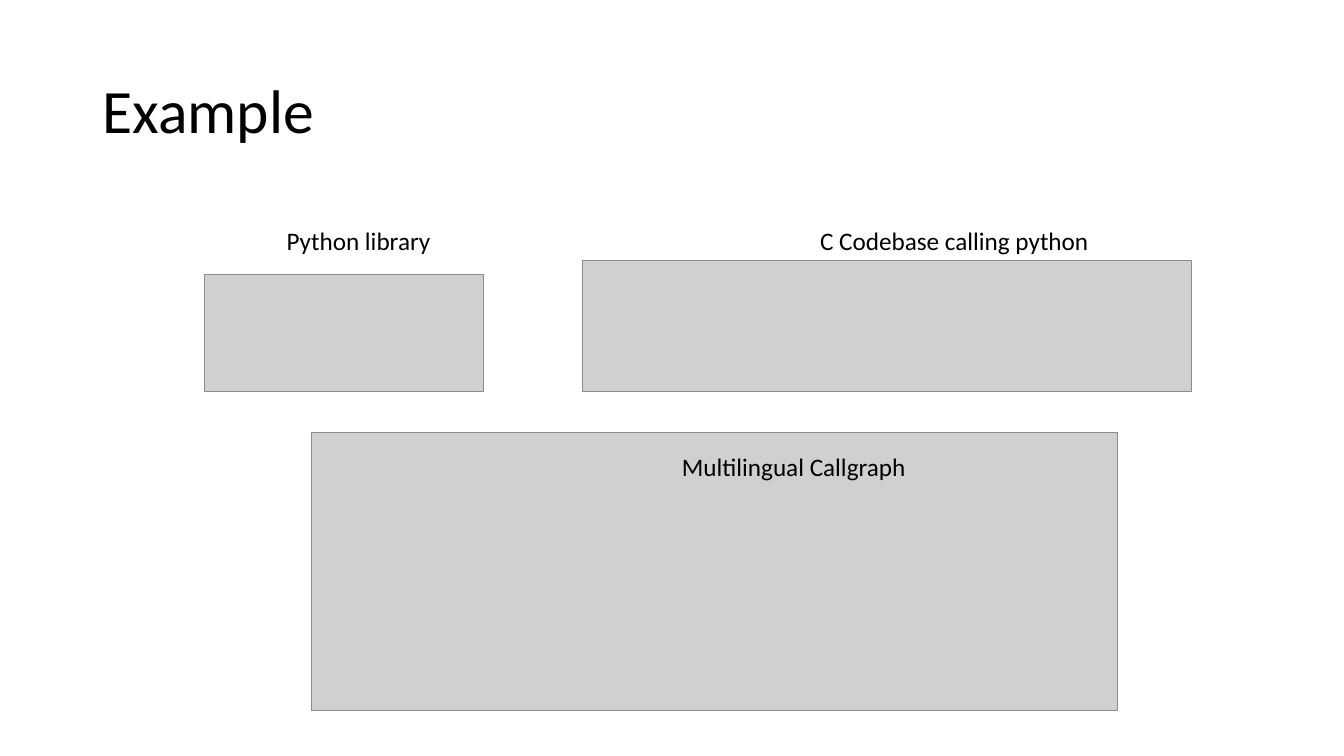
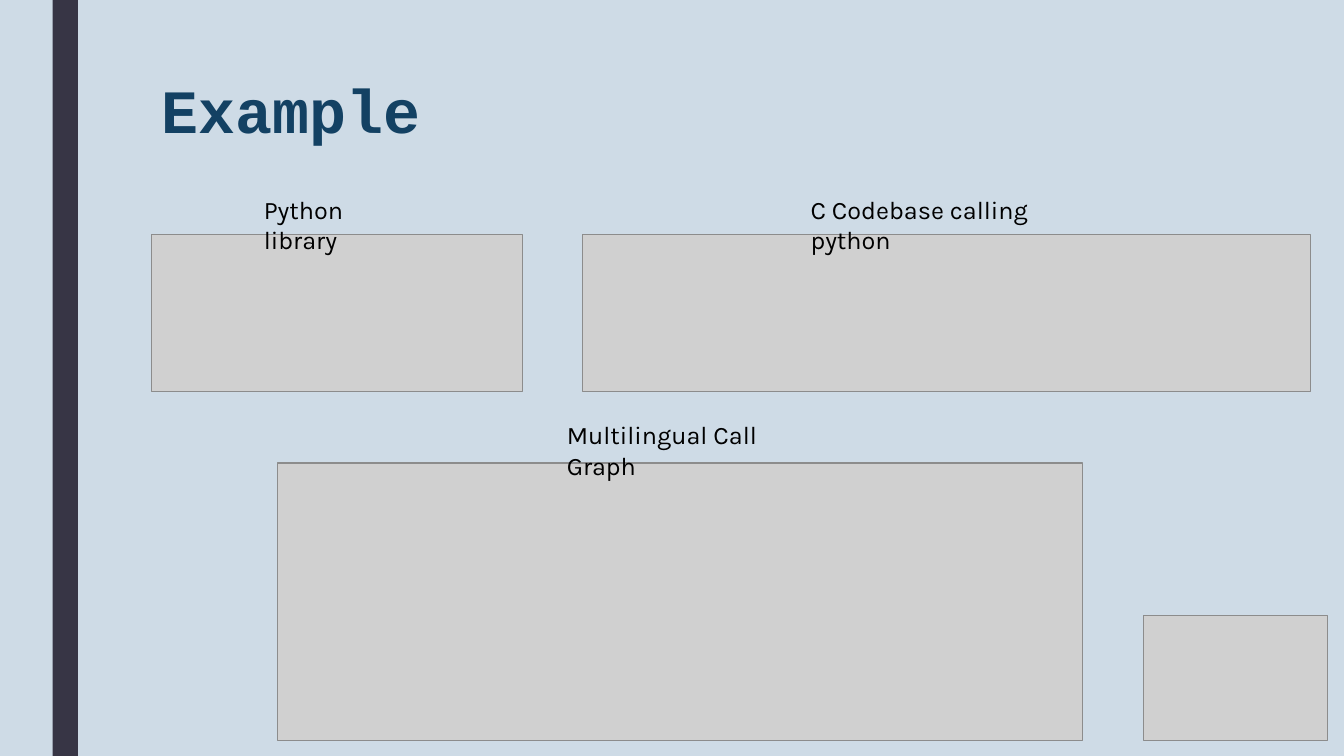
Before and after one commit to MultilingualStaticAnalysis/MLSA, a slide deck: slide 13 of Doc/LBB ICSoft2017 Slides v0.pptx. Drawn at 1344x756 pixels with LibreOffice and Linux fonts; fonts in the diff are those of the drawing; grey boxes stand for pictures. Boxes give left, top, right and bottom in pixels: in the first picture for what was removed or moved away, otherwise in the second. Text is boxed around its words. In the diff, an @@ line names an element or a change of style, - is before the commit and + after.

```diff
--- a/Doc/LBB ICSoft2017 Slides v0.pptx
+++ b/Doc/LBB ICSoft2017 Slides v0.pptx
@@ background #FFFFFF to #CEDBE6 @@
@@ rectangle added at [52, 0, 78, 756], fill #373545 @@
@@ title "Example": place and size @@
-title "Example" at [102, 90, 313, 143]
+title "Example" at [161, 89, 420, 146]
@@ title "Example" at [161, 89, 420, 146]: font Calibri to Courier New, text colour #000000 to #134163, bold on; line spacing 0.9 to 0.89; vertical alignment middle to top @@
@@ text "Python library" at [264, 201, 343, 255]: font Calibri to Karla @@
@@ text "Python library": place and size @@
-text "Python library" at [287, 232, 430, 254]
+text "Python library" at [264, 201, 343, 255]
@@ text "C Codebase calling python": place and size @@
-text "C Codebase calling python" at [820, 232, 1088, 255]
+text "C Codebase calling python" at [811, 201, 1028, 255]
@@ text "C Codebase calling python" at [811, 201, 1028, 255]: font Calibri to Karla @@
@@ picture: place and size @@
-picture at [205, 274, 483, 392]
+picture at [151, 235, 522, 392]
@@ picture: place and size @@
-picture at [583, 261, 1192, 392]
+picture at [583, 235, 1311, 392]
@@ text at [567, 426, 756, 481]: text changed; font Calibri to Karla @@
-Multilingual Callgraph
+Multilingual Call Graph
@@ picture: place and size @@
-picture at [312, 433, 1117, 710]
+picture at [278, 463, 1084, 740]
@@ picture added at [1144, 616, 1328, 741] @@
```
Also in this commit, not shown: 15 other slides changed, 6 other files.
